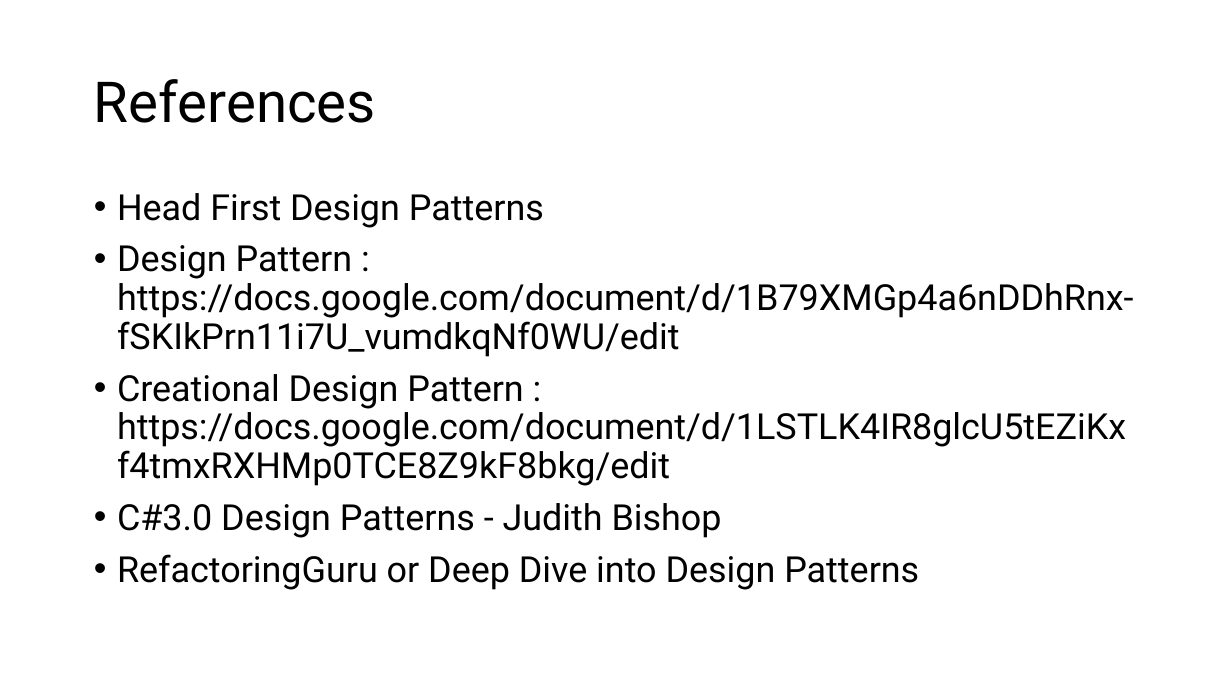
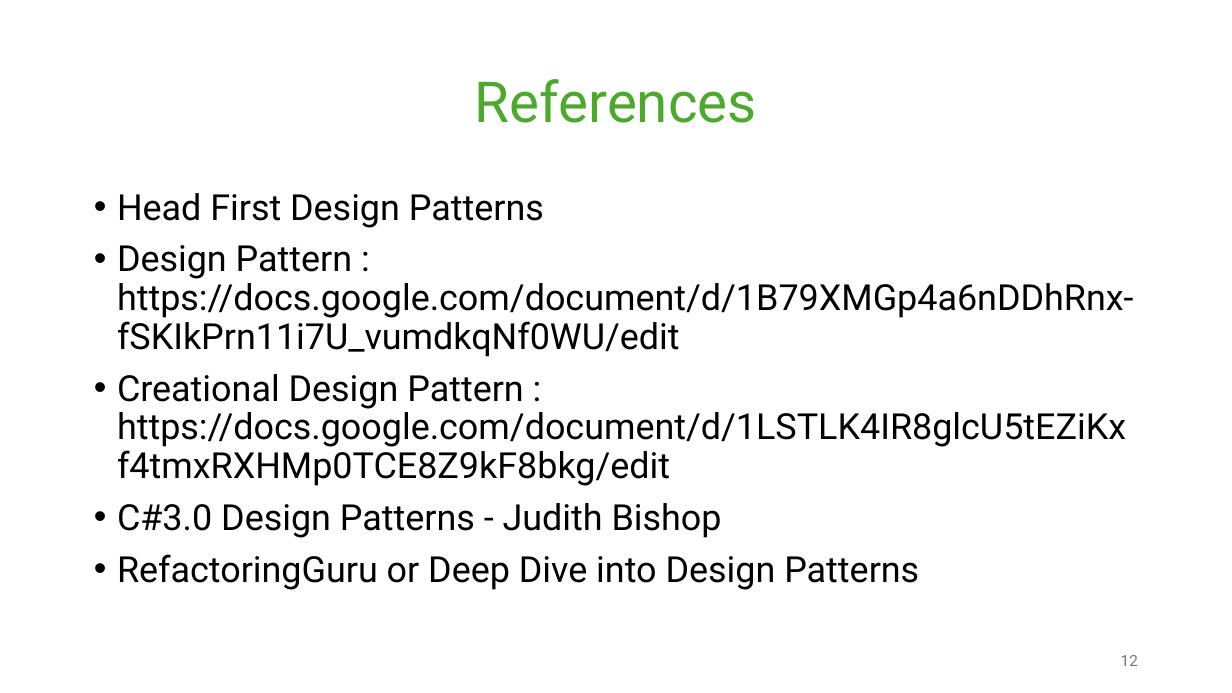
Before and after one commit to yudharisandy/Bootcamp-Formulatrix-CSharp, a slide deck: slide 12 of Day 20/Design Pattern Project/[Yudha] Design Pattern Project.pptx (slide 15 before the commit). Drawn at 1232x693 pixels with LibreOffice and Linux fonts; fonts in the diff are those of the drawing. Boxes give left, top, right and bottom in pixels: in the first picture for what was removed or moved away, otherwise in the second. Text is boxed around its words. In the diff, an @@ line names an element or a change of style, - is before the commit and + after.

```diff
--- a/Day 20/Design Pattern Project/[Yudha] Design Pattern Project.pptx
+++ b/Day 20/Design Pattern Project/[Yudha] Design Pattern Project.pptx
@@ title "References" at <box>475,79,757,123</box>: text colour #000000 to #4EA72E; alignment left to centre @@
@@ page number added at <box>1121,655,1138,666</box>, 12 pt, text #797979 @@
+12
```
Also in this commit, not shown: 12 other slides changed, 10 slides added, 2 slides removed, 16 other files.
